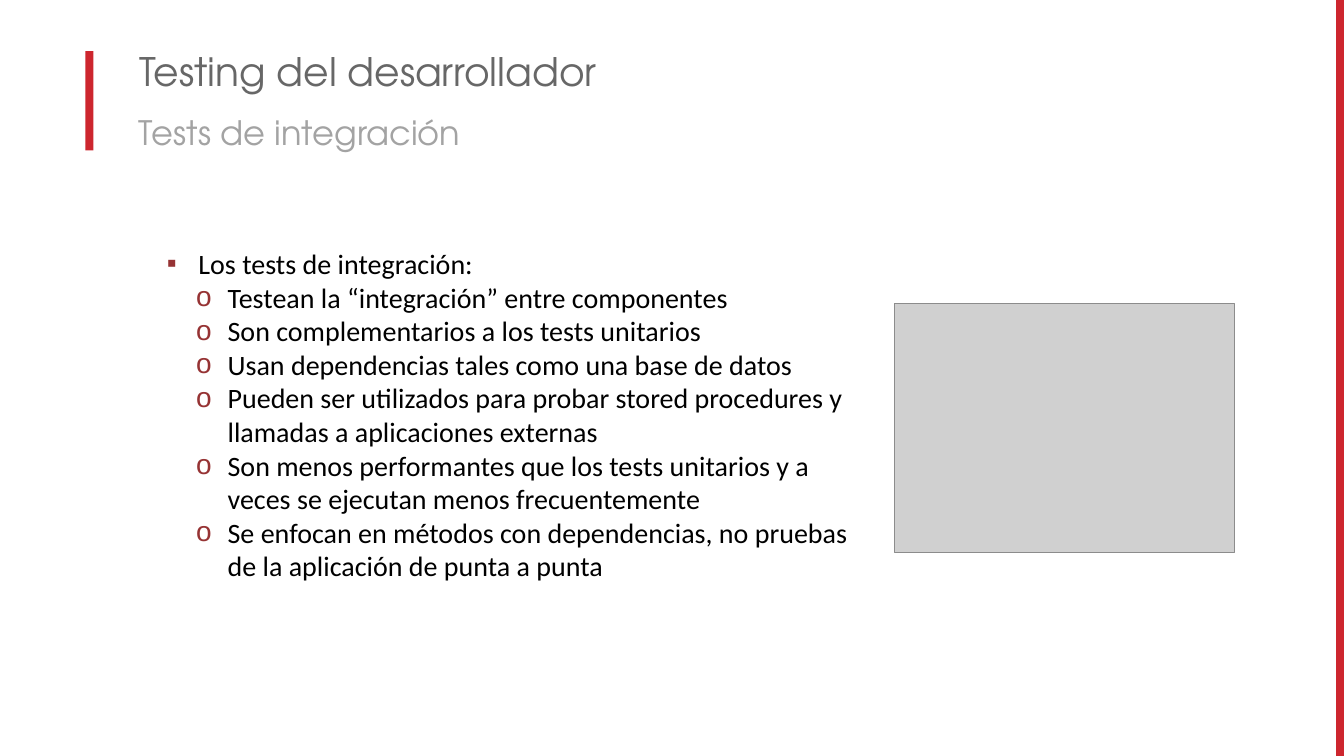
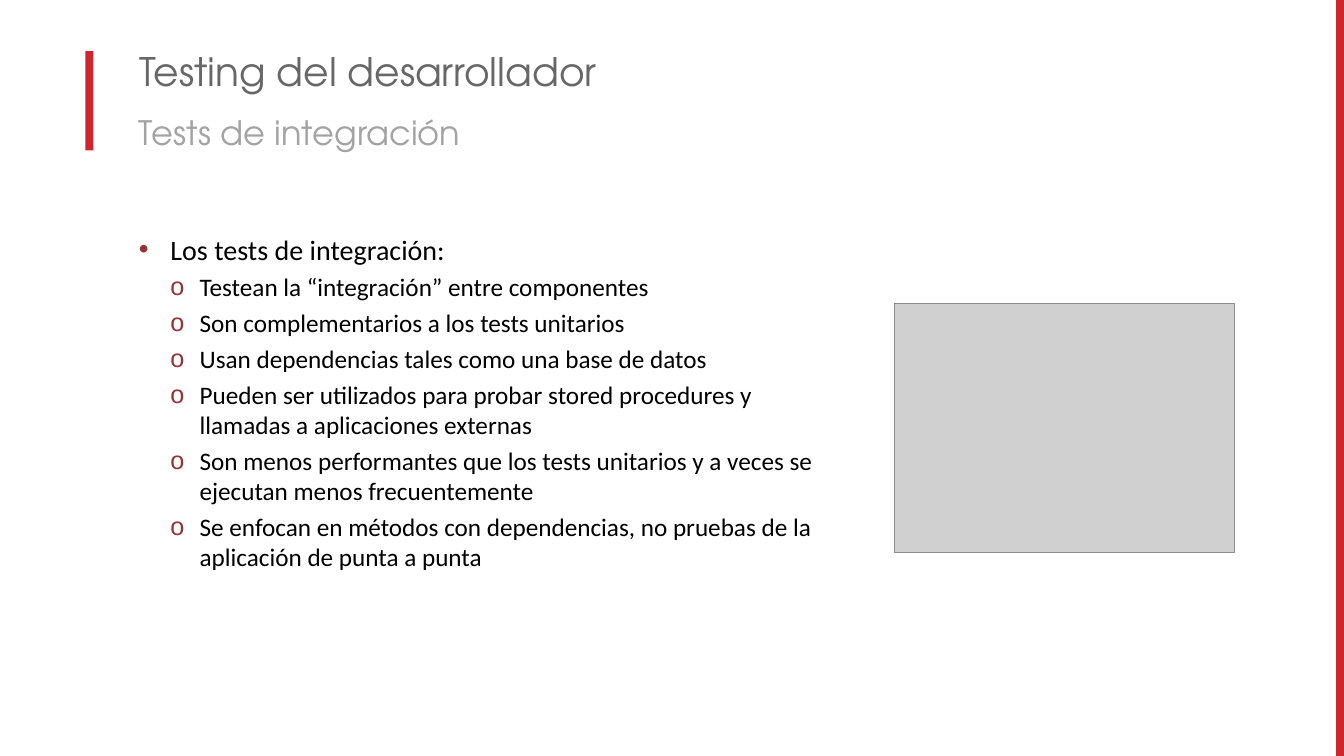
Before and after one commit to lgoldin/DesigningTestableApplications, a slide deck: slide 17 of MUG - Diseñando Aplicaciones Testeables.pptx. Drawn at 1344x756 pixels with LibreOffice and Linux fonts; fonts in the diff are those of the drawing; grey boxes stand for pictures; background and template pictures are left out. Boxes give left, top, right and bottom in pixels: in the first picture for what was removed or moved away, otherwise in the second. Text is boxed around its words. In the diff, an @@ line names an element or a change of style, - is before the commit and + after.

```diff
--- a/MUG - Diseñando Aplicaciones Testeables.pptx
+++ b/MUG - Diseñando Aplicaciones Testeables.pptx
@@ text "Los tests de integración:": place and size @@
-text "Los tests de integración:" at <box>198,254,847,581</box>
+text "Los tests de integración:" at <box>170,240,812,570</box>
@@ text "Los tests de integración:" at <box>170,240,812,570</box>: size 20 to 18 pt; bullet ▪ to •; more space between paragraphs; indent changed @@
```
Also in this commit, not shown: 33 other slides changed.
